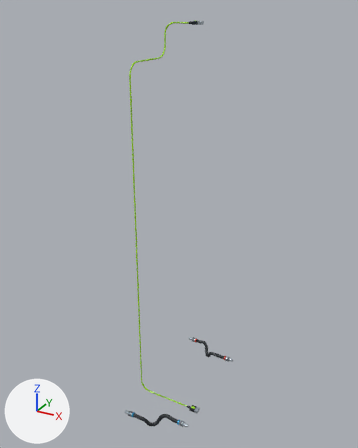
Renders of the FBX model Art/GJ_PIPE&CABLE/runtime_exports/SM_GJ_Harness_05.fbx from each side of a commit.
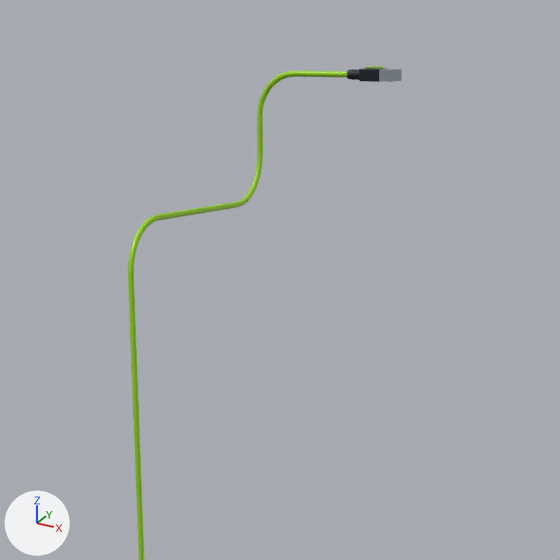
There are two pictures of each version: one whole from a camera (50 mm lens) standing at (0.233, -1.346, 1.968) and looking at (-0.509, 0.003, 1.294), one close up on the part from 26% to 69% of the width and 1% to 35% of the height. Every picture has the same lights, and +X, +Y and +Z are marked at lower left. The older version's two pictures come first. Where no turn or scale is listed for an object, it has been applied to the vertices. Vertices at exactly the same position are counted once.

The first close-up shows 'SM_GJ_Harness_05'.
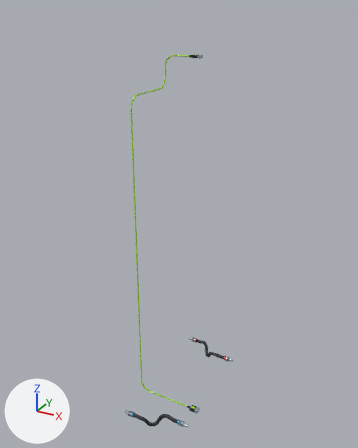
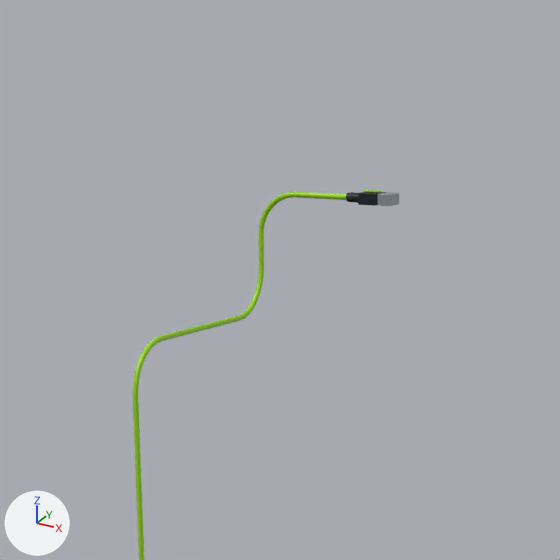
The newer file is also turned or shifted as a whole; pictures and numbers use the older file's frame.

The edits, one by one:
me_r01_node06_supply_hose is used by ob_sm_gj_harness_05; location (0.0, 0.0, 0.0).
me_r01_node06_supply_hose had 4570 vertices, 8928 faces and spanned x -0.607..-0.365, y -0.254..0.254, z 0.598..1.928.
me_r01_node06_supply_hose now has 4570 vertices, 8928 faces and spans x -0.607..-0.365, y -0.254..0.254, z 0.598..1.833.
me_r01_node06_supply_hose part 1: the loose piece of 56 vertices spanning x -0.488..-0.476, y 0.078..0.095, z 1.917..1.927 is moved by (0.0, 0.0, -0.096).
me_r01_node06_supply_hose part 2: the loose piece of 56 vertices spanning x -0.506..-0.488, y 0.078..0.096, z 1.917..1.927 is moved by (0.0, 0.0, -0.096).
me_r01_node06_supply_hose part 3: the loose piece of 56 vertices spanning x -0.503..-0.491, y 0.083..0.091, z 1.927..1.928 is moved by (0.0, 0.0, -0.096).
me_r01_node06_supply_hose part 4: the loose piece of 48 vertices spanning x -0.52..-0.506, y 0.083..0.091, z 1.918..1.926 is moved by (0.0, 0.0, -0.096).
me_r01_node06_supply_hose part 5: 560 of 4570 vertices moved; they spanned x -0.607..-0.52, y -0.118..0.089, z 0.815..1.924 and now span x -0.607..-0.52, y -0.118..0.089, z 0.803..1.829; mean shift (0.0, 0.0, -0.088); largest move (-0.52, 0.086, 1.92) -> (-0.52, 0.086, 1.824).
Other edits to the shape of me_r01_node06_supply_hose do not show in these pictures.

What differs and where, as boxes (x1, y1, x2, y2) in the close-ups (560 x 560 px; the box of a moved part takes in the faces that stretch with it):
'SM_GJ_Harness_05', reshaped
    before: (128, 66, 402, 560)
    after: (133, 190, 399, 560)
part 1 of me_r01_node06_supply_hose, moved or reshaped
    before: (379, 69, 402, 82)
    after: (377, 192, 399, 206)
part 2 of me_r01_node06_supply_hose, moved or reshaped
    before: (359, 68, 387, 82)
    after: (358, 192, 386, 206)
part 3 of me_r01_node06_supply_hose, moved or reshaped
    before: (365, 66, 383, 68)
    after: (364, 190, 381, 193)
part 4 of me_r01_node06_supply_hose, moved or reshaped
    before: (347, 70, 359, 80)
    after: (346, 193, 358, 202)
part 5 of me_r01_node06_supply_hose, moved or reshaped
    before: (128, 71, 347, 396)
    after: (133, 192, 346, 396)
